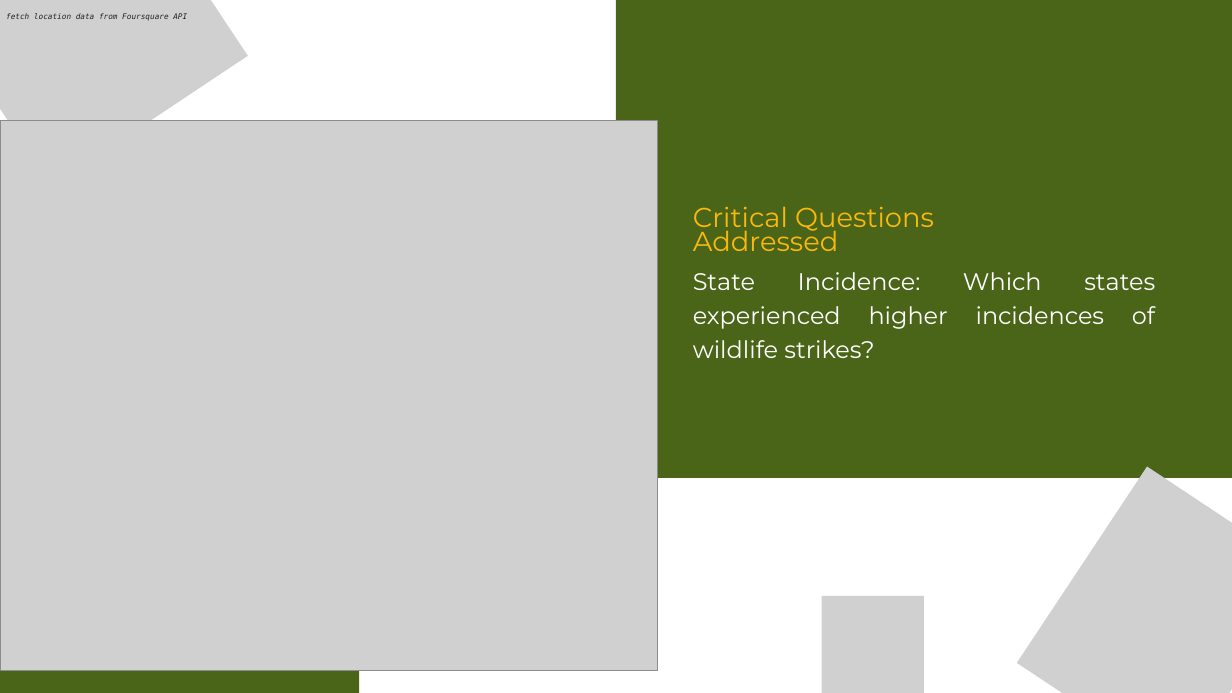
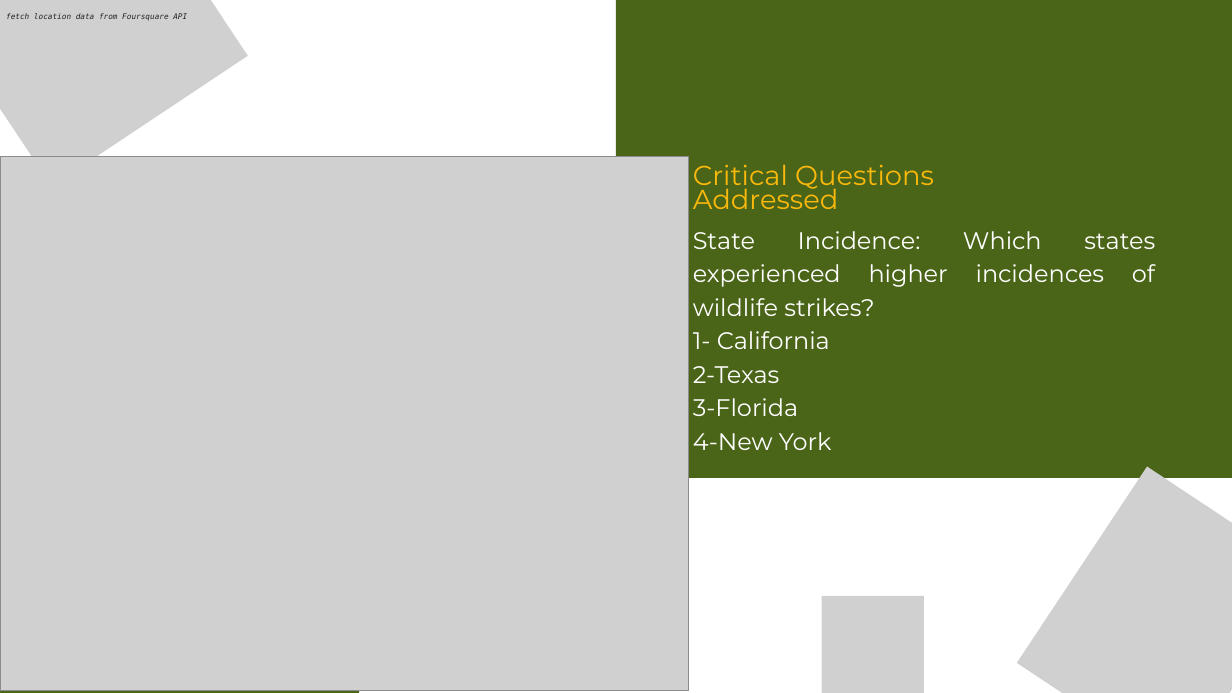
Before and after one commit to fursuf1/Tableau, a slide deck: slide 4 of Files/Tableau FAA-Project .pptx. Drawn at 1232x693 pixels with LibreOffice and Linux fonts; fonts in the diff are those of the drawing; grey boxes stand for pictures. Boxes give left, top, right and bottom in pixels: in the first picture for what was removed or moved away, otherwise in the second. Text is boxed around its words. In the diff, an @@ line names an element or a change of style, - is before the commit and + after.

```diff
--- a/Files/Tableau FAA-Project .pptx
+++ b/Files/Tableau FAA-Project .pptx
@@ picture resized from (x1=0, y1=121, x2=657, y2=670) to (x1=0, y1=156, x2=688, y2=691) @@
@@ text "Critical Questions Addressed" moved from (x1=693, y1=206, x2=934, y2=251) to (x1=693, y1=164, x2=934, y2=209) @@
@@ text "State Incidence: Which states experienced ..." moved from (x1=693, y1=272, x2=1155, y2=358) to (x1=693, y1=231, x2=1155, y2=450) @@
@@ text at (x1=693, y1=331, x2=832, y2=450): paragraph added @@
+1- California
+2-Texas
+3-Florida
+4-New York
```
Also in this commit, not shown: 6 other slides changed, 3 other files.
